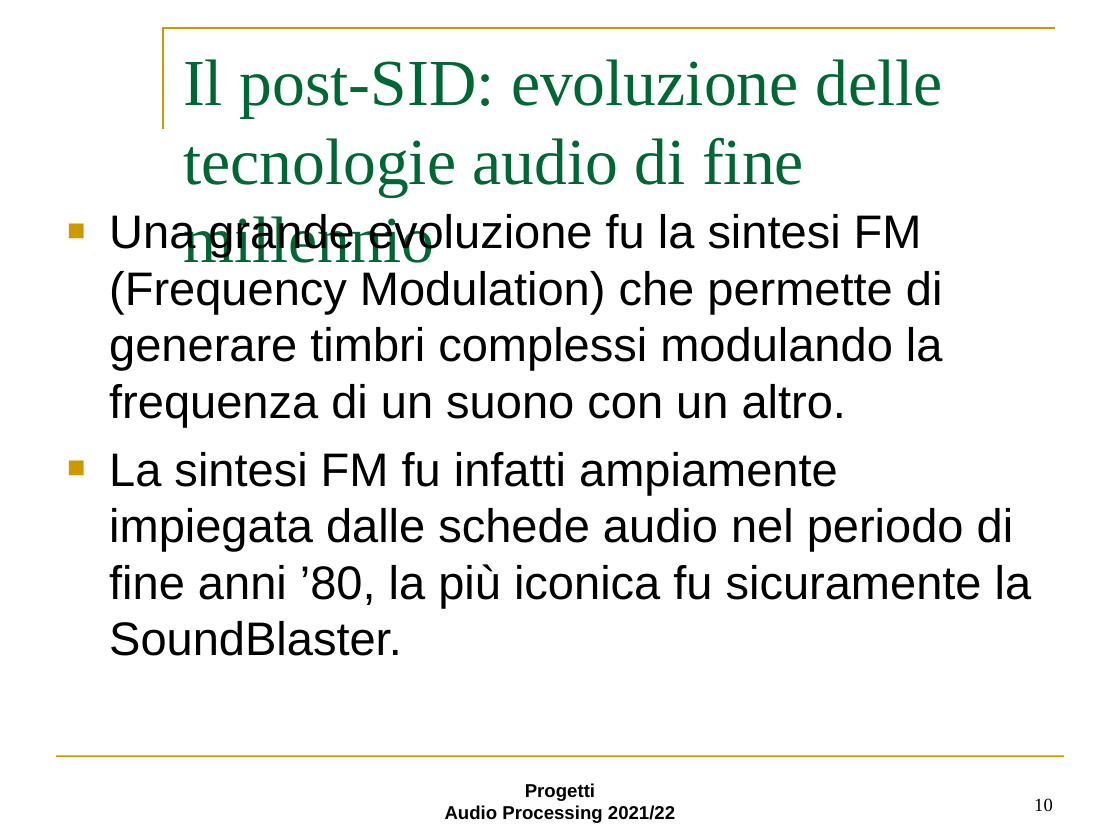
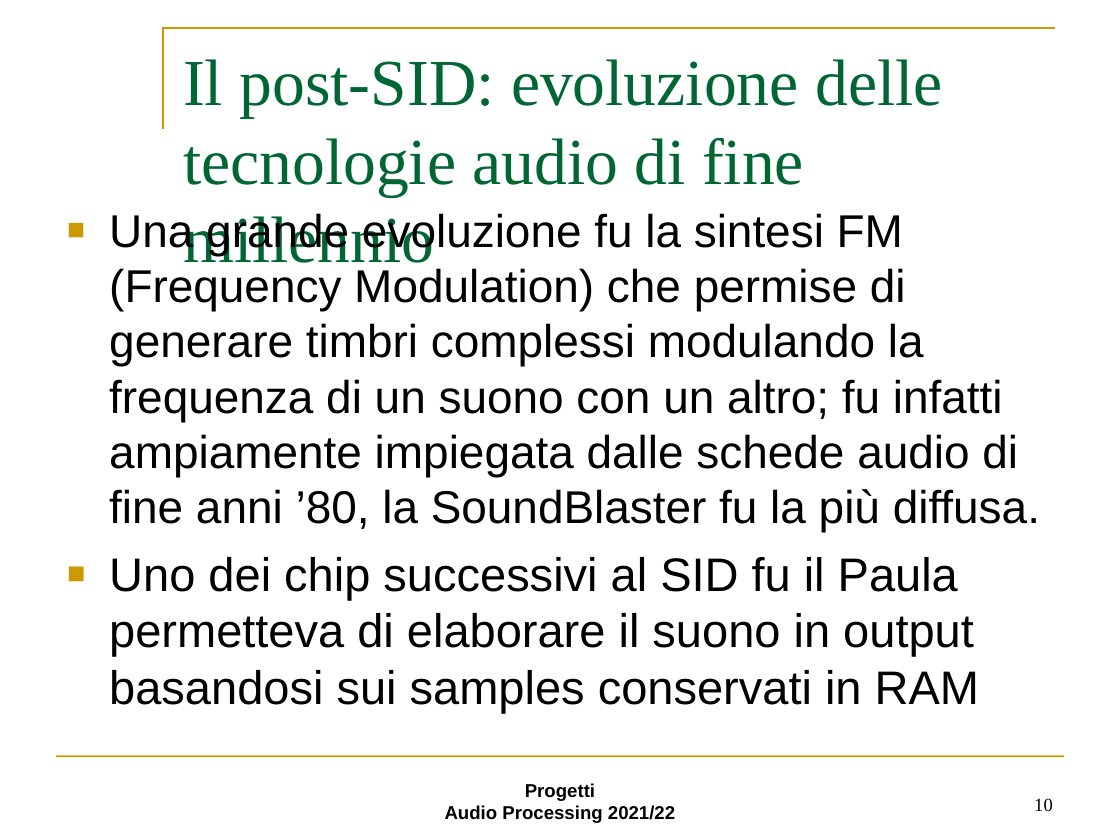
Before and after one commit to Gallo00/Progetto-AUDIO, a slide deck: slide 10 of step3.ppt. Drawn at 1120x840 pixels with LibreOffice and Linux fonts; fonts in the diff are those of the drawing; background and template pictures are left out. Boxes give left, top, right and bottom in pixels: in the first picture for what was removed or moved away, otherwise in the second. Text is boxed around its words. In the diff, an @@ line names an element or a change of style, - is before the commit and + after.

Commit message:
post sid

```diff
--- a/step3.ppt
+++ b/step3.ppt
@@ text at bbox=[109, 213, 1040, 713]: text changed; size 43 to 42 pt @@
-■ Una grande evoluzione fu la sintesi FM (Frequency Modulation) che permette di generare timbri complessi modulando la frequenza di un suono con un altro.
-■ La sintesi FM fu infatti ampiamente impiegata dalle schede audio nel periodo di fine anni ’80, la più iconica fu sicuramente la SoundBlaster.
+■ Una grande evoluzione fu la sintesi FM (Frequency Modulation) che permise di generare timbri complessi modulando la frequenza di un suono con un altro; fu infatti ampiamente impiegata dalle schede audio di fine anni ’80, la SoundBlaster fu la più diffusa.
+■ Uno dei chip successivi al SID fu il Paula permetteva di elaborare il suono in output basandosi sui samples conservati in RAM
```
